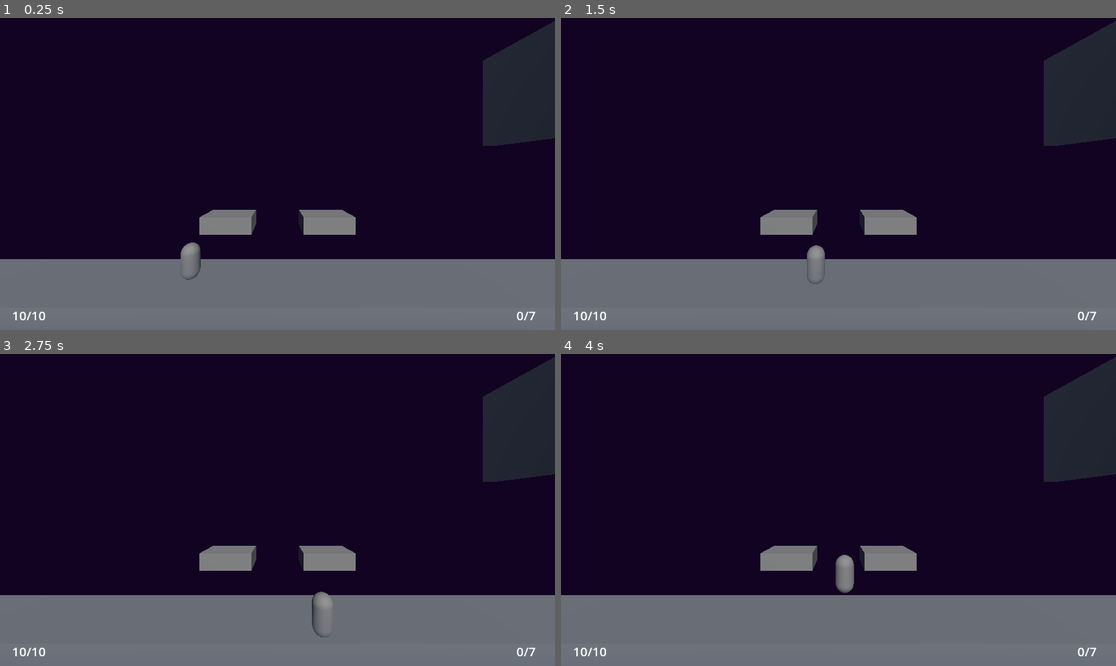
Above: before the commit, frames 1-4 (two rows, left to right).
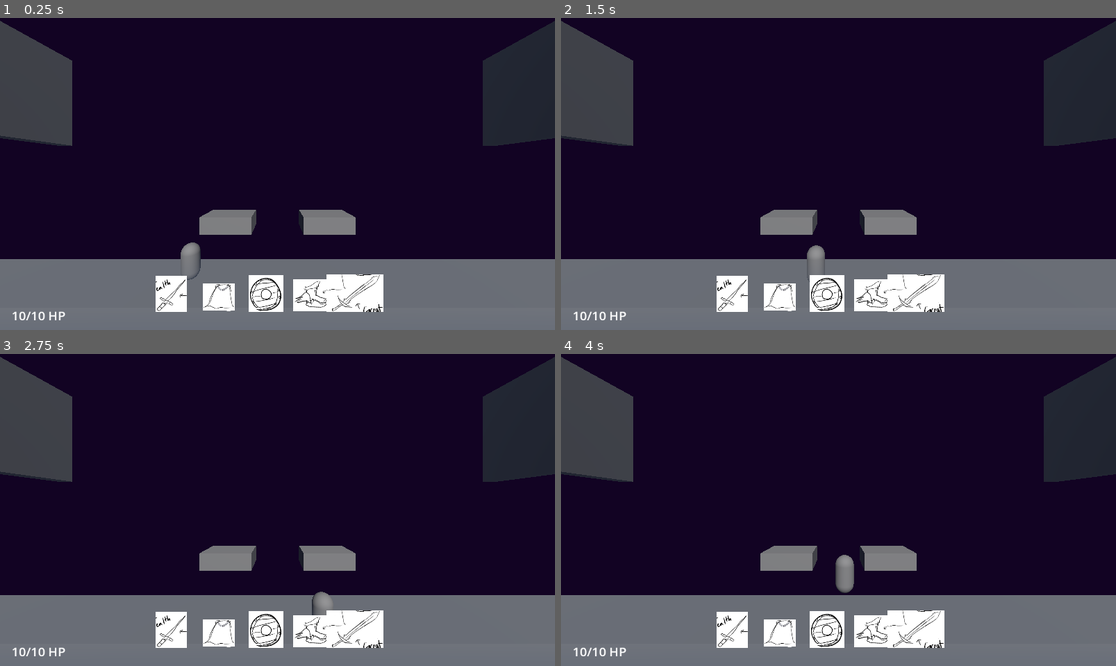
Above: after the commit, the same moments.

Repository: greatbrick0/SacrificeJam1
Game: Godot game, scene res://Scenes/main_level.tscn
Same seed, same stepped clock (60 frames per second), same inputs: the game is played once before the commit and once after it.
Inputs:
- Up to frame 1 (0.25 s): no input
- Up to frame 2 (1.5 s): tap Enter at 0.5 s; hold D (MoveRight) 0.53-1.28 s; hold Q (Parry) 0.53-1.28 s; tap Space (Jump) at 0.77 s; hold S (MoveDown) from 1.28 s (still down); tap Q (Parry) at 1.35 s
- Up to frame 3 (2.75 s): tap Space (Jump) at 1.52 s; release S (MoveDown) at 2.03 s; hold D (MoveRight) from 2.03 s (still down); hold Q (Parry) from 2.03 s (still down)
- Up to frame 4 (4 s): release D (MoveRight) at 2.78 s; release Q (Parry) at 2.78 s; hold W (MoveUp) 2.78-3.53 s; tap Q (Parry) at 2.85 s; tap Space (Jump) at 3.02, 3.77 s; hold A (MoveLeft) from 3.53 s (still down); hold Q (Parry) from 3.53 s (still down)

The runs differ from the first frame. In frame 1, 8.1% of the frame differs, in the area x 0-97%, y 0-97%; in frame 2, 8.1%; in frame 3, 8.1%; in frame 4, 8.1%.

Commit message:
Added Item Icon UI

Diff:
--- a/Scenes/Combat Sections/section_0_0.tscn
+++ b/Scenes/Combat Sections/section_0_0.tscn
@@ -1,6 +1,9 @@
-[gd_scene load_steps=6 format=3 uid="uid://nvd2lnx2lwvo"]
+[gd_scene load_steps=9 format=3 uid="uid://nvd2lnx2lwvo"]
 
 [ext_resource type="PackedScene" uid="uid://bulmv2xsyh4tc" path="res://Scenes/coin.tscn" id="1_4qbng"]
+[ext_resource type="PackedScene" uid="uid://kuv2y7prb4au" path="res://Scenes/enemy_1.tscn" id="2_j3ojv"]
+[ext_resource type="PackedScene" uid="uid://ccw0gxr2hvtb0" path="res://Scenes/enemy_2.tscn" id="3_7iudm"]
+[ext_resource type="PackedScene" uid="uid://dn067m75da1ns" path="res://Scenes/enemy_3.tscn" id="4_ogh1t"]
 
 [sub_resource type="BoxMesh" id="BoxMesh_02o2l"]
 
@@ -94,3 +97,12 @@
 
 [node name="Coin2" parent="Coins" instance=ExtResource("1_4qbng")]
 transform = Transform3D(1, 0, 0, 0, 1, 0, 0, 0, 1, -3, 0, 1)
+
+[node name="Enemy1" parent="." instance=ExtResource("2_j3ojv")]
+transform = Transform3D(1, 0, 0, 0, 1, 0, 0, 0, 1, 0.799228, 0, 0.748752)
+
+[node name="Enemy2" parent="." instance=ExtResource("3_7iudm")]
+transform = Transform3D(1, 0, 0, 0, 1, 0, 0, 0, 1, 4.03212, 0, 0.995315)
+
+[node name="Enemy3" parent="." instance=ExtResource("4_ogh1t")]
+transform = Transform3D(1, 0, 0, 0, 1, 0, 0, 0, 1, 7.13649, 0, 0.975366)
--- a/Scenes/main_level.tscn
+++ b/Scenes/main_level.tscn
@@ -1,9 +1,15 @@
-[gd_scene load_steps=9 format=3 uid="uid://bosracskukmxx"]
+[gd_scene load_steps=15 format=3 uid="uid://bosracskukmxx"]
 
 [ext_resource type="PackedScene" uid="uid://r4je3ei2rhwd" path="res://Scenes/player.tscn" id="1_b44tx"]
 [ext_resource type="Script" path="res://Scripts/main_level.gd" id="1_pekt1"]
 [ext_resource type="Script" path="res://Scripts/camera.gd" id="2_v6fr6"]
 [ext_resource type="PackedScene" uid="uid://dei8s2ib5kt7m" path="res://Scenes/Rest Sections/rest_area_1.tscn" id="4_8vdju"]
+[ext_resource type="Texture2D" uid="uid://bjob6lwftlotk" path="res://Art/Sprites/SmallCircle.png" id="5_v1vdg"]
+[ext_resource type="Texture2D" uid="uid://bi6vjcps1poj2" path="res://Art/Sprites/Item Icons/DaggerTemp.png" id="6_rytry"]
+[ext_resource type="Texture2D" uid="uid://yn46ta136kpi" path="res://Art/Sprites/Item Icons/PendantTemp.png" id="7_4b72k"]
+[ext_resource type="Texture2D" uid="uid://dhjigphrpu7l8" path="res://Art/Sprites/Item Icons/ShieldTemp.png" id="8_0vi3m"]
+[ext_resource type="Texture2D" uid="uid://ca82x12y6280q" path="res://Art/Sprites/Item Icons/BootsTemp.png" id="9_vxhjs"]
+[ext_resource type="Texture2D" uid="uid://c1ycy3uhwcuqc" path="res://Art/Sprites/Item Icons/SwordTemp.png" id="10_yhn13"]
 
 [sub_resource type="Environment" id="Environment_u5x35"]
 ambient_light_color = Color(0.458824, 0, 1, 1)
@@ -68,6 +74,7 @@
 grow_vertical = 2
 
 [node name="CoinsLabel" type="Label" parent="UI"]
+visible = false
 layout_mode = 1
 anchors_preset = 3
 anchor_left = 1.0
@@ -89,18 +96,187 @@
 anchor_top = 1.0
 anchor_bottom = 1.0
 offset_top = -60.0
-offset_right = 120.0
+offset_right = 160.0
 grow_vertical = 0
 theme_override_font_sizes/font_size = 26
-text = "0/12"
+text = "0/12 HP"
 horizontal_alignment = 1
 vertical_alignment = 1
 
+[node name="Items" type="Control" parent="UI"]
+layout_mode = 1
+anchors_preset = 12
+anchor_top = 1.0
+anchor_right = 1.0
+anchor_bottom = 1.0
+offset_top = -100.0
+grow_horizontal = 2
+grow_vertical = 0
+
+[node name="Slot1" type="TextureRect" parent="UI/Items"]
+layout_mode = 1
+anchors_preset = 8
+anchor_left = 0.5
+anchor_top = 0.5
+anchor_right = 0.5
+anchor_bottom = 0.5
+offset_left = -250.0
+offset_top = -50.0
+offset_right = -150.0
+offset_bottom = 50.0
+grow_horizontal = 2
+grow_vertical = 2
+texture = ExtResource("5_v1vdg")
+
+[node name="TextureRect" type="TextureRect" parent="UI/Items/Slot1"]
+layout_mode = 1
+anchors_preset = 8
+anchor_left = 0.5
+anchor_top = 0.5
+anchor_right = 0.5
+anchor_bottom = 0.5
+offset_left = -53.5
+offset_top = -63.0
+offset_right = 53.5
+offset_bottom = 63.0
+grow_horizontal = 2
+grow_vertical = 2
+scale = Vector2(0.6, 0.6)
+texture = ExtResource("6_rytry")
+
+[node name="Slot2" type="TextureRect" parent="UI/Items"]
+layout_mode = 1
+anchors_preset = 8
+anchor_left = 0.5
+anchor_top = 0.5
+anchor_right = 0.5
+anchor_bottom = 0.5
+offset_left = -150.0
+offset_top = -50.0
+offset_right = -50.0
+offset_bottom = 50.0
+grow_horizontal = 2
+grow_vertical = 2
+texture = ExtResource("5_v1vdg")
+
+[node name="TextureRect" type="TextureRect" parent="UI/Items/Slot2"]
+layout_mode = 1
+anchors_preset = 8
+anchor_left = 0.5
+anchor_top = 0.5
+anchor_right = 0.5
+anchor_bottom = 0.5
+offset_left = -55.5
+offset_top = -47.0
+offset_right = 55.5
+offset_bottom = 47.0
+grow_horizontal = 2
+grow_vertical = 2
+scale = Vector2(0.6, 0.6)
+texture = ExtResource("7_4b72k")
+
+[node name="Slot3" type="TextureRect" parent="UI/Items"]
+layout_mode = 1
+anchors_preset = 8
+anchor_left = 0.5
+anchor_top = 0.5
+anchor_right = 0.5
+anchor_bottom = 0.5
+offset_left = -20.0
+offset_top = -20.0
+offset_right = 20.0
+offset_bottom = 20.0
+grow_horizontal = 2
+grow_vertical = 2
+texture = ExtResource("5_v1vdg")
+
+[node name="TextureRect" type="TextureRect" parent="UI/Items/Slot3"]
+layout_mode = 1
+anchors_preset = 8
+anchor_left = 0.5
+anchor_top = 0.5
+anchor_right = 0.5
+anchor_bottom = 0.5
+offset_left = -60.5
+offset_top = -64.0
+offset_right = 60.5
+offset_bottom = 64.0
+grow_horizontal = 2
+grow_vertical = 2
+scale = Vector2(0.6, 0.6)
+texture = ExtResource("8_0vi3m")
+
+[node name="Slot4" type="TextureRect" parent="UI/Items"]
+layout_mode = 1
+anchors_preset = 8
+anchor_left = 0.5
+anchor_top = 0.5
+anchor_right = 0.5
+anchor_bottom = 0.5
+offset_left = 50.0
+offset_top = -50.0
+offset_right = 150.0
+offset_bottom = 50.0
+grow_horizontal = 2
+grow_vertical = 2
+texture = ExtResource("5_v1vdg")
+
+[node name="TextureRect" type="TextureRect" parent="UI/Items/Slot4"]
+layout_mode = 1
+anchors_preset = 8
+anchor_left = 0.5
+anchor_top = 0.5
+anchor_right = 0.5
+anchor_bottom = 0.5
+offset_left = -68.0
+offset_top = -56.0
+offset_right = 68.0
+offset_bottom = 56.0
+grow_horizontal = 2
+grow_vertical = 2
+scale = Vector2(0.6, 0.6)
+texture = ExtResource("9_vxhjs")
+
+[node name="Slot5" type="TextureRect" parent="UI/Items"]
+layout_mode = 1
+anchors_preset = 8
+anchor_left = 0.5
+anchor_top = 0.5
+anchor_right = 0.5
+anchor_bottom = 0.5
+offset_left = 150.0
+offset_top = -50.0
+offset_right = 250.0
+offset_bottom = 50.0
+grow_horizontal = 2
+grow_vertical = 2
+texture = ExtResource("5_v1vdg")
+
+[node name="TextureRect" type="TextureRect" parent="UI/Items/Slot5"]
+layout_mode = 1
+anchors_preset = 8
+anchor_left = 0.5
+anchor_top = 0.5
+anchor_right = 0.5
+anchor_bottom = 0.5
+offset_left = -99.0
+offset_top = -66.0
+offset_right = 99.0
+offset_bottom = 66.0
+grow_horizontal = 2
+grow_vertical = 2
+scale = Vector2(0.6, 0.6)
+texture = ExtResource("10_yhn13")
+
 [node name="BackWall" type="StaticBody3D" parent="."]
-transform = Transform3D(1, 0, 0, 0, 1, 0, 0, 0, 1, -15, 0, 0)
+transform = Transform3D(1, 0, 0, 0, 1, 0, 0, 0, 1, -15, 10, 0)
+collision_layer = 256
+collision_mask = 0
 
 [node name="CollisionShape3D" type="CollisionShape3D" parent="BackWall"]
-transform = Transform3D(1, 0, 0, 0, 1, 0, 0, 0, 1, 0, 10, 0)
 shape = SubResource("BoxShape3D_1x0r5")
 
+[node name="MeshInstance3D" type="MeshInstance3D" parent="BackWall"]
+mesh = SubResource("BoxMesh_lm0at")
+
 [connection signal="area_entered" from="LevelEnd" to="." method="_on_level_end_area_entered"]
--- a/Scripts/main_level.gd
+++ b/Scripts/main_level.gd
@@ -21,13 +21,15 @@
 	levelSections[0].append(load("res://Scenes/Combat Sections/section_0_0.tscn"))
 
 func _process(delta):
-	$UI/CoinsLabel.text = str(%Player.coinCount) + "/7"
-	$UI/HealthLabel.text = str(%Player.health) + "/" + str(%Player.maxHealth)
+	$UI/CoinsLabel.text = "$ " + str(%Player.coinCount) + "/7"
+	$UI/HealthLabel.text = str(%Player.health) + "/" + str(%Player.maxHealth) + " HP"
+	for ii in len(%Player.donatedItems):
+		$UI/Items.get_child(ii).get_child(0).visible = !%Player.donatedItems[ii]
 
 func ChooseSections() -> Array:
 	var fullSet = range(5)
-	fullSet.remove_at(randi_range(0, 4))
-	fullSet.remove_at(randi_range(0, 3))
+	while len(fullSet) != 3:
+		fullSet.remove_at(randi_range(0, len(fullSet) -1))
 	return fullSet
 
 
Binary file added: Art/Sprites/Item Icons/BootsTemp.png
Not shown, added: Art/Sprites/Item Icons/BootsTemp.png.import
Binary file added: Art/Sprites/Item Icons/DaggerTemp.png
Not shown, added: Art/Sprites/Item Icons/DaggerTemp.png.import
Binary file added: Art/Sprites/Item Icons/PendantTemp.png
Not shown, added: Art/Sprites/Item Icons/PendantTemp.png.import
Binary file added: Art/Sprites/Item Icons/ShieldTemp.png
Not shown, added: Art/Sprites/Item Icons/ShieldTemp.png.import
Binary file added: Art/Sprites/Item Icons/SwordTemp.png
Not shown, added: Art/Sprites/Item Icons/SwordTemp.png.import
